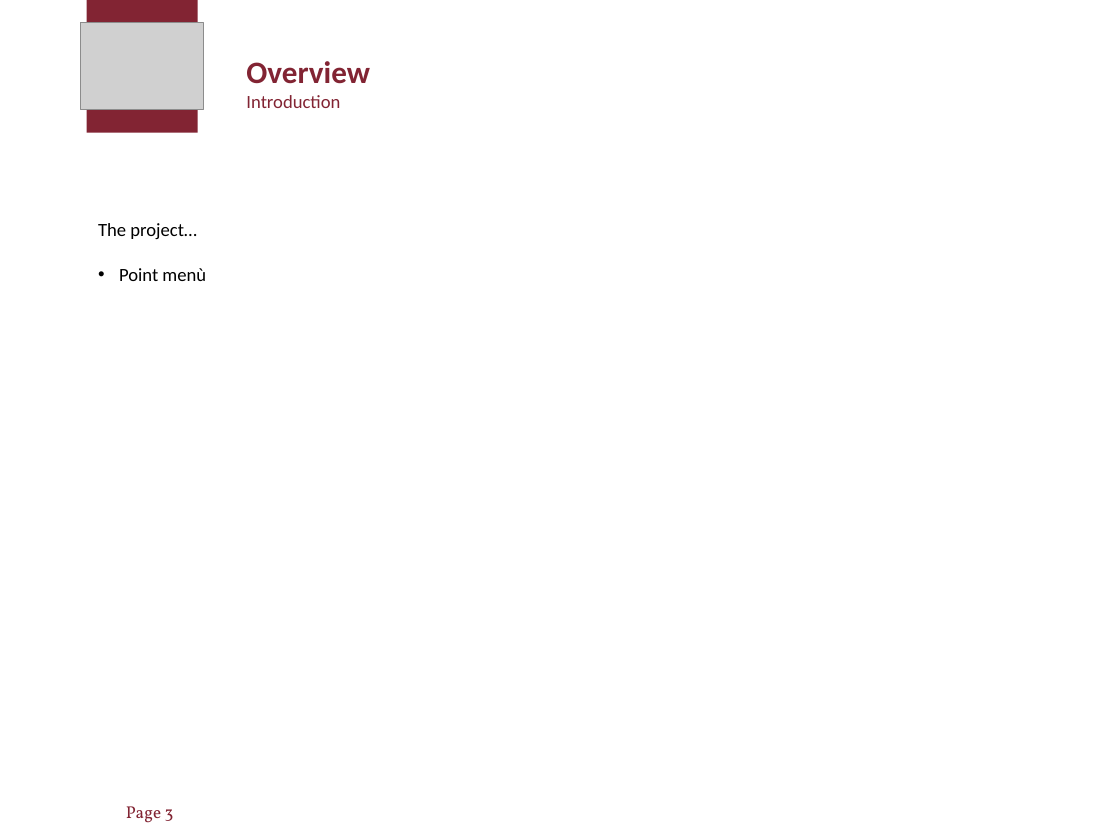
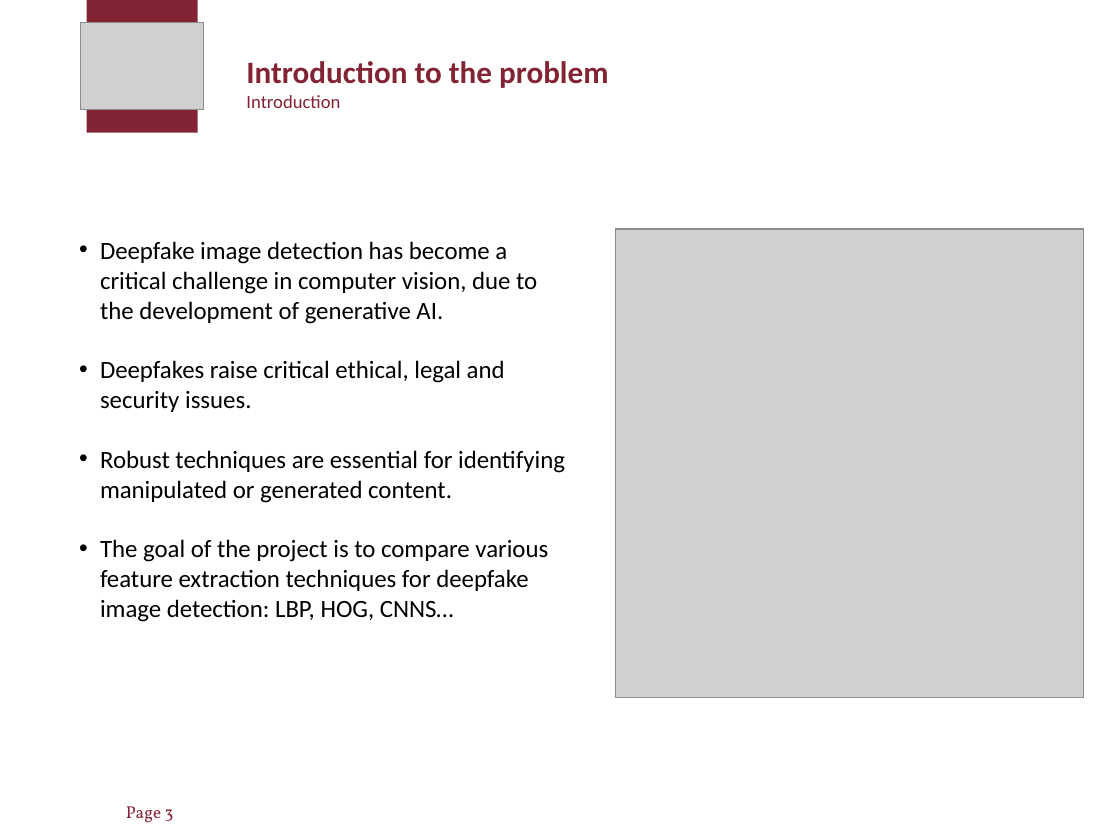
Before and after one commit to VittorioPisapia/ComputerVision-Project, a slide deck: slide 3 of presentation/presentation.pptx. Drawn at 1120x840 pixels with LibreOffice and Linux fonts; fonts in the diff are those of the drawing; grey boxes stand for pictures. Boxes give left, top, right and bottom in pixels: in the first picture for what was removed or moved away, otherwise in the second. Text is boxed around its words. In the diff, an @@ line names an element or a change of style, - is before the commit and + after.

Commit message:
presentation

```diff
--- a/presentation/presentation.pptx
+++ b/presentation/presentation.pptx
@@ text at (246,61,608,88): text changed @@
-Overview
+Introduction to the problem
@@ text removed at (98,223,206,281) @@
-The project…
-• Point menù
@@ picture added at (615,228,1083,697) @@
@@ text added at (100,241,565,622), 16 pt, text #000000 @@
+• Deepfake image detection has become a critical challenge in computer vision, due to the development of generative AI.
+• Deepfakes raise critical ethical, legal and security issues.
+• Robust techniques are essential for identifying manipulated or generated content.
+• The goal of the project is to compare various feature extraction techniques for deepfake image detection: LBP, HOG, CNNS…
```
Also in this commit, not shown: 3 other slides changed, 17 slides added, 1 slide removed, 3 other files.
